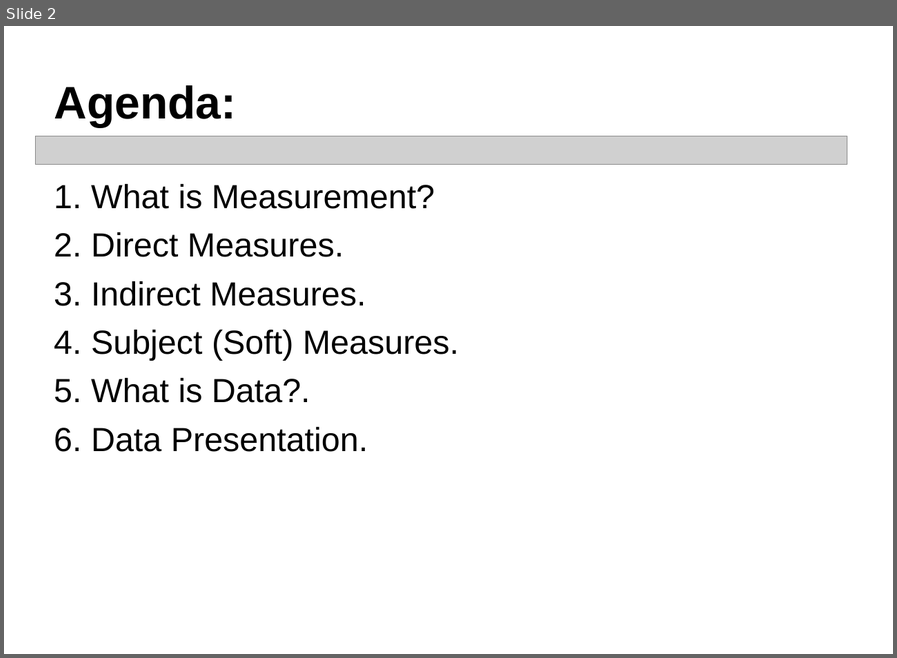
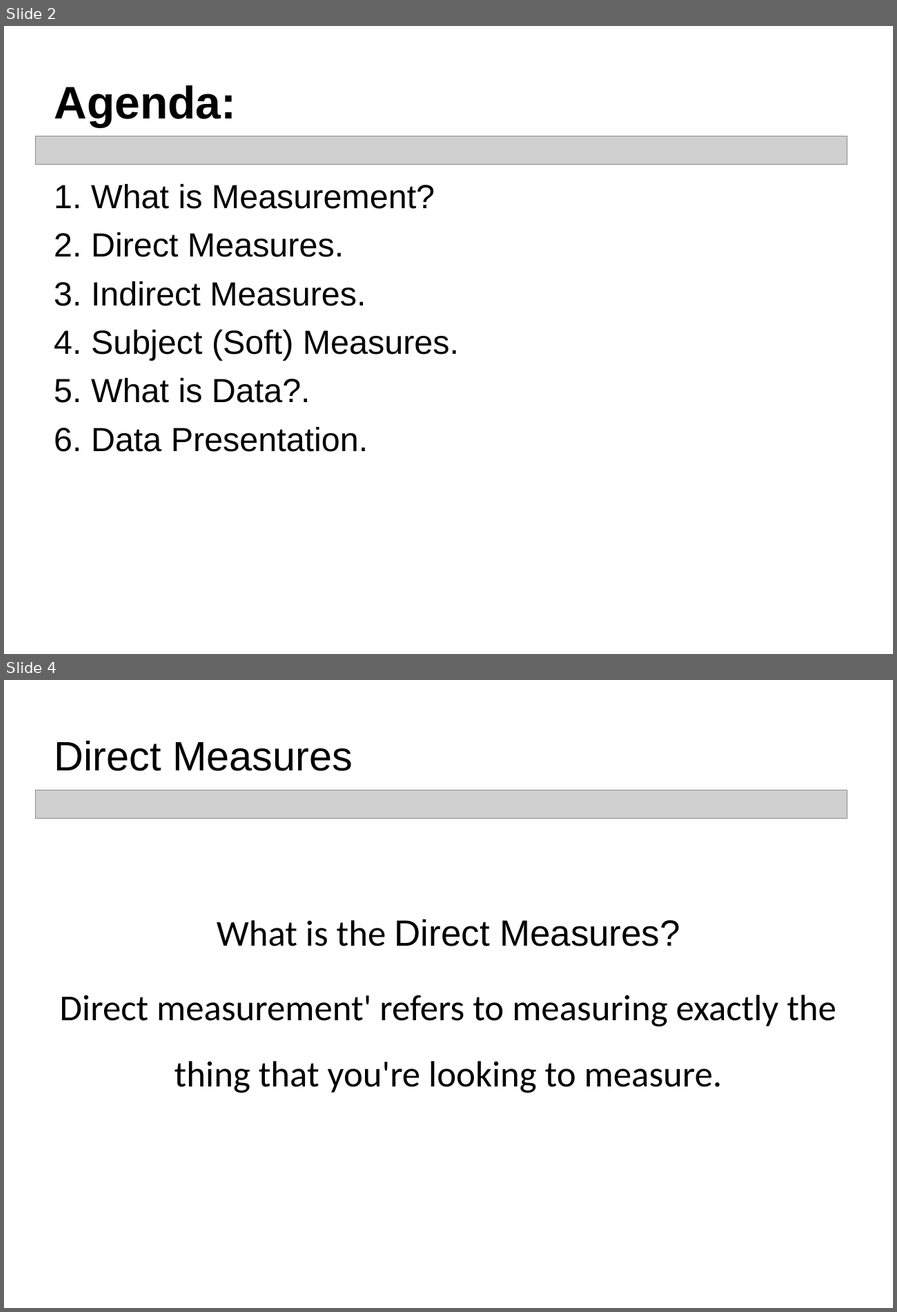
Before and after one commit to daotk/cdkpt, a slide deck: Anh Van/PPT_ThuyetTrinhAnhVan.ppt. Shown one above the other, each under a label of ours: slide 2 before the commit, slides 2 and 4 after it; the slides between them are not shown. The pictures are 897x658 and 897x1312 pixels, drawn with LibreOffice and Linux fonts; fonts in the diff are those of the drawing; grey boxes stand for pictures. Boxes give left, top, right and bottom in pixels: in the first picture for what was removed or moved away, otherwise in the second. Text is boxed around its words. In the diff, an @@ line names an element or a change of style, - is before the commit and + after.

```diff
--- a/Anh Van/PPT_ThuyetTrinhAnhVan.ppt
+++ b/Anh Van/PPT_ThuyetTrinhAnhVan.ppt
@@ slide 4 added at <box>4,680,893,1308</box>, background #FFFFFF @@
@@ title added at <box>54,741,352,771</box>, 54 pt, text #000000 @@
+Direct Measures
@@ picture added at <box>35,790,846,819</box> @@
@@ text added at <box>60,919,836,1093</box>, 48 pt, text #000000 @@
+What is the Direct Measures?
+Direct measurement' refers to measuring exactly the thing that you're looking to measure.
```
Also in this commit, not shown: 1 slide changed, 1 other slide added, 1 slide removed.
